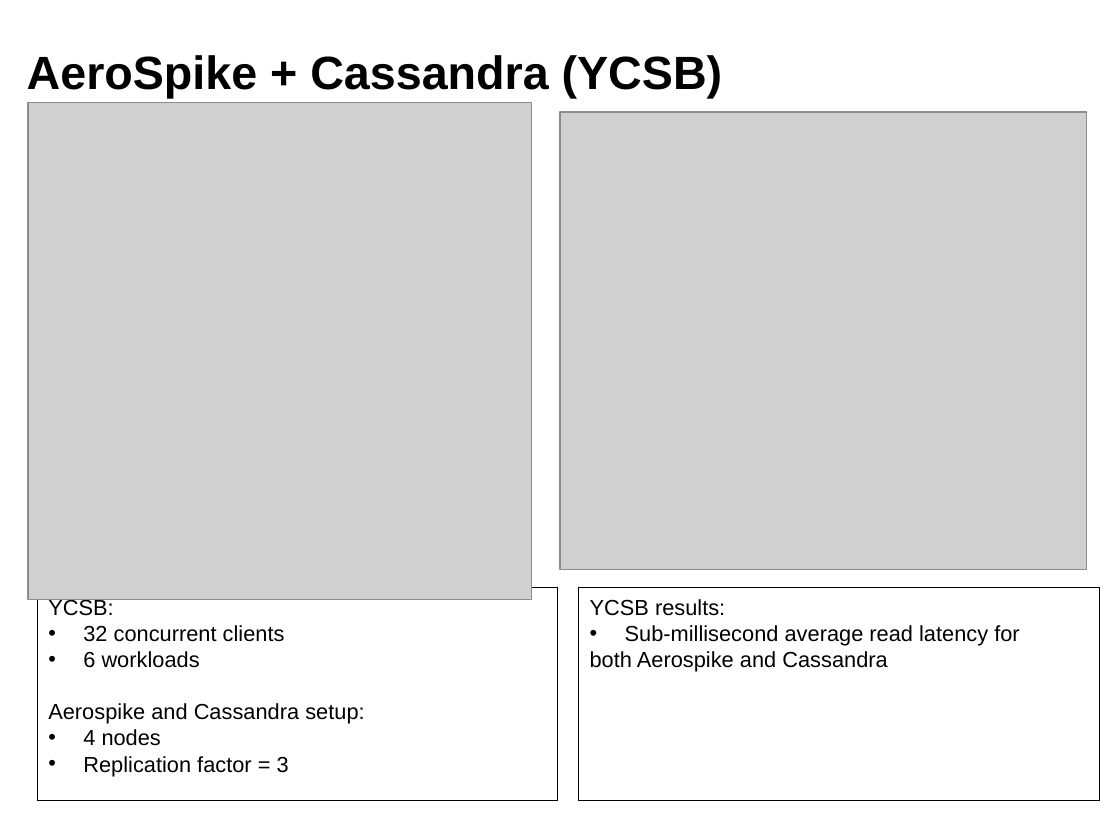
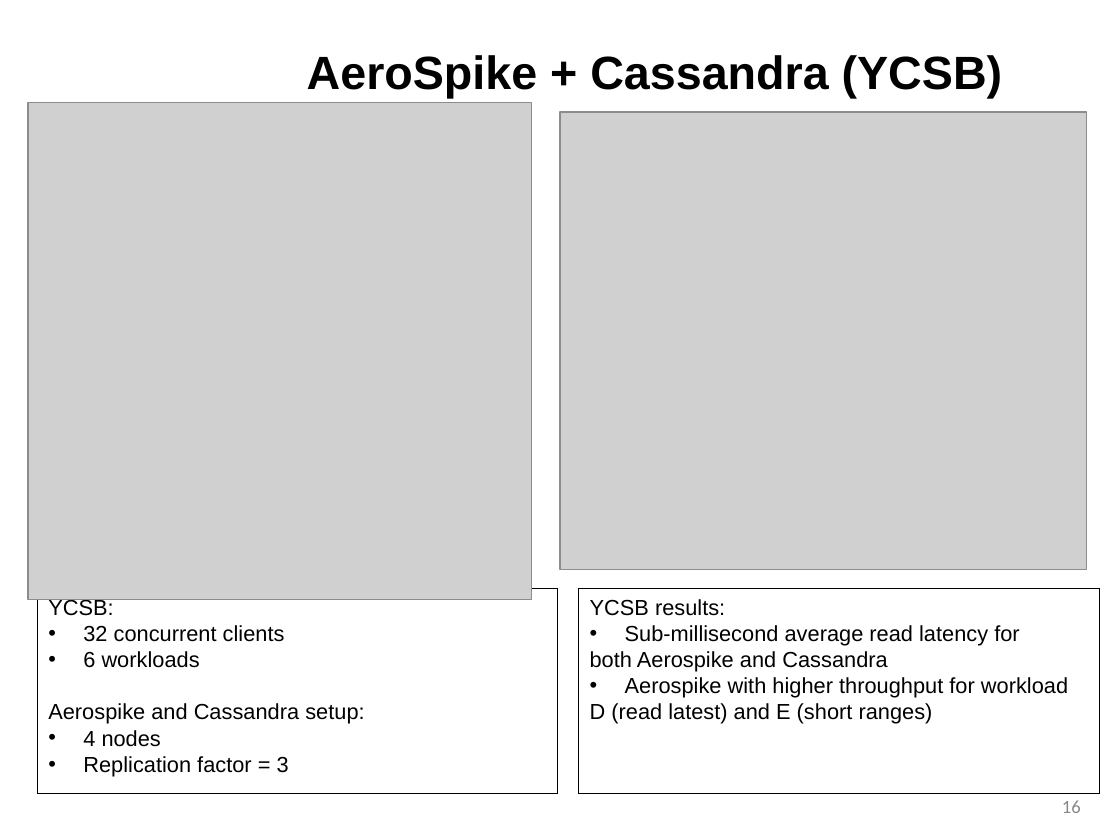
Before and after one commit to jcarreira/aspire-retreat, a slide deck: slide 16 of Fireboxsw-retreat-presentation_v2.pptx (slide 15 before the commit). Drawn at 1120x840 pixels with LibreOffice and Linux fonts; fonts in the diff are those of the drawing; grey boxes stand for pictures; background and template pictures are left out. Boxes give left, top, right and bottom in pixels: in the first picture for what was removed or moved away, otherwise in the second. Text is boxed around its words. In the diff, an @@ line names an element or a change of style, - is before the commit and + after.

```diff
--- a/Fireboxsw-retreat-presentation_v2.pptx
+++ b/Fireboxsw-retreat-presentation_v2.pptx
@@ text "AeroSpike + Cassandra (YCSB)": place and size @@
-text "AeroSpike + Cassandra (YCSB)" at bbox=[27, 55, 723, 98]
+text "AeroSpike + Cassandra (YCSB)" at bbox=[307, 55, 1003, 98]
@@ rectangle "YCSB:": place and size @@
-rectangle "YCSB:" at bbox=[37, 588, 558, 801]
+rectangle "YCSB:" at bbox=[37, 588, 558, 793]
@@ rectangle "YCSB results:": place and size @@
-rectangle "YCSB results:" at bbox=[579, 588, 1100, 801]
+rectangle "YCSB results:" at bbox=[579, 588, 1100, 793]
@@ text in rectangle at bbox=[590, 677, 1068, 724]: paragraphs added @@
+• Aerospike with higher throughput for workload
+D (read latest) and E (short ranges)
@@ page number added at bbox=[1062, 800, 1081, 813], 12 pt, text #888888 @@
+16
```
Also in this commit, not shown: 26 other slides changed, 2 slides added, 1 slide removed, 4 other files.
